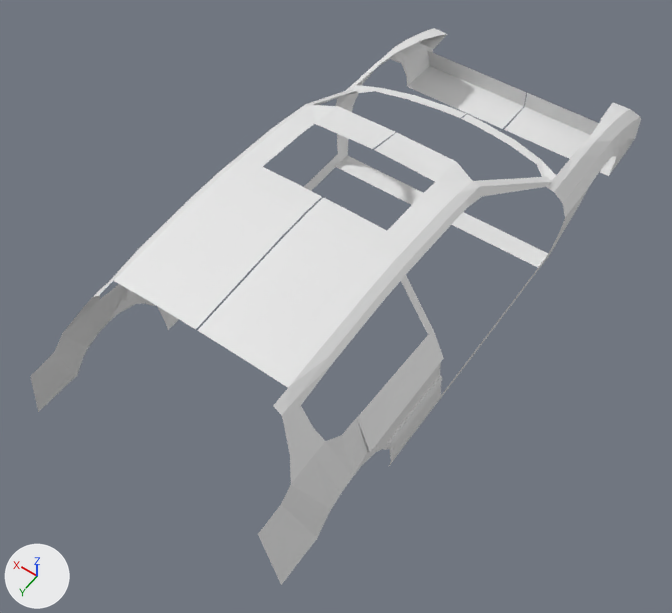
The Blender file civic/civicHatchBack.blend: old version first, new version second.
Rendered twice from a 50 mm lens placed at (-4.14, 6.57, 8.22), pointed at (-0.09, 0.9, -0.68). Lighting does not change. The marker at lower left points along +X, +Y and +Z.

In view in the first picture: 'Body'.
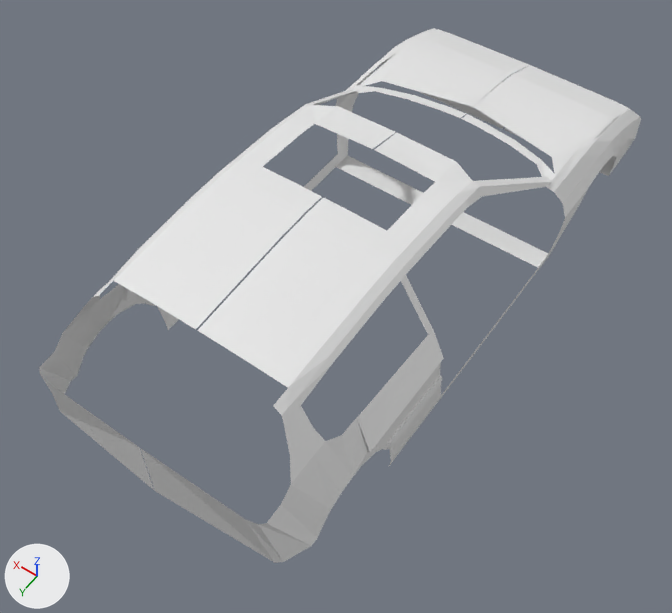
Changed parts and their boxes (x1, y1, x2, y2) in the pictures (672 x 613 px):
```json
{"object": "Body", "change": "reshaped", "before": [30, 28, 641, 585], "after": [39, 28, 641, 563]}
{"object": "hood", "change": "added", "after": [360, 29, 628, 179]}
{"part": 1, "of": "me_plane", "change": "built on", "before": [30, 367, 311, 585], "after": [39, 367, 311, 563]}
```

The change, as JSON lines over the scene's bpy script:
```json
{"block": "me_plane", "where": "me_plane.from_pydata(...)  # 210 vertices, 146 faces; spans x -1.0..12.8, y -17.1..38.2, z 0.0..2.5"}
{"block": "me_plane", "where": "# used by ob_body; location = (0.0, -1.7, -1.24); scale = (0.139, 0.151, 1.0)"}
{"block": "me_plane", "where": "# verts and faces of me_plane; kept vertices keep their numbers, new ones are numbered from 210"}
{"block": "me_plane", "where": "# before: 208 (12.2, 38.2, 0.6) at pixel (38, 412), 209 (10.6, 38.2, 1.5) at pixel (30, 375)"}
{"block": "me_plane", "change": "me_plane part 1"}
{"op": "add", "block": "me_plane", "code": "verts[208] = (11.2, 36.9, 0.6)  # moved"}
{"op": "add", "block": "me_plane", "code": "verts[209] = (10.2, 37.7, 1.5)  # moved, pixel (39, 373)"}
{"op": "add", "block": "me_plane", "code": "verts[210] = (10.8, 37.2, 0.6)  # pixel (60, 411)"}
{"op": "add", "block": "me_plane", "code": "verts[211] = (9.2, 37.9, 1.5)  # pixel (46, 381)"}
{"op": "add", "block": "me_plane", "code": "verts[212] = (0.0, 38.0, 0.6)  # pixel (154, 490)"}
{"op": "add", "block": "me_plane", "code": "verts[213] = (0.0, 38.0, 1.5)  # pixel (139, 447)"}
{"op": "add", "block": "me_plane", "code": "faces += [(208, 209, 211, 210), (210, 211, 213, 212)]"}
{"op": "add", "block": "me_plane_001", "code": ["me_plane_001 = bpy.data.meshes.new('Plane.001')", "me_plane_001.from_pydata([(0.1, -1.0, -0.1), (1.0, -1.0, -0.1), (0.1, 1.0, 0.0), (1.0, 1.0, 0.0), (32.8, -1.0, -0.1), (31.7, 2.7, 0.0), (27.2, 1.7, 0.0), (27.2, -1.0, -0.1), (0.1, -2.4, -0.2), (1.0, -2.4, -0.2), (32.8, -2.4, -0.2), (27.2, -2.4, -0.2), (0.1, -4.2, -0.4), (1.0, -4.2, -0.4), (32.8, -4.2, -0.4), (27.2, -4.2, -0.4), (0.1, -4.9, -0.6), (1.0, -4.9, -0.6), (32.8, -4.9, -0.7), (27.2, -4.9, -0.7)], [], [(0, 1, 3, 2), (6, 7, 4, 5), (3, 1, 7, 6), (7, 1, 9, 11), (4, 7, 11, 10), (1, 0, 8, 9), (11, 9, 13, 15), (10, 11, 15, 14), (9, 8, 12, 13), (15, 13, 17, 19), (14, 15, 19, 18), (13, 12, 16, 17)])"]}
{"op": "add", "block": "ob_hood", "code": ["ob_hood = bpy.data.objects.new('hood', me_plane_001)", "ob_hood.location = (-0.02, -2.6, 0.19)", "ob_hood.scale = (0.047, 0.326, 1.0)", "_m = ob_hood.modifiers.new('Mirror', 'MIRROR')"]}
```
